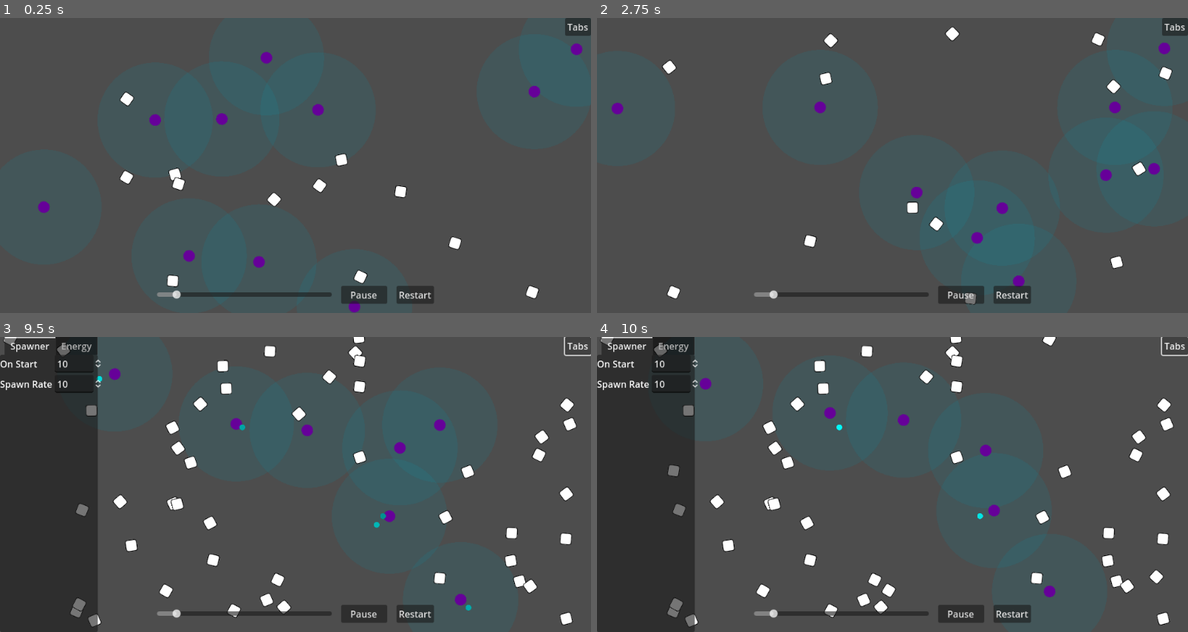
Above: before the commit, frames 1-4 (two rows, left to right).
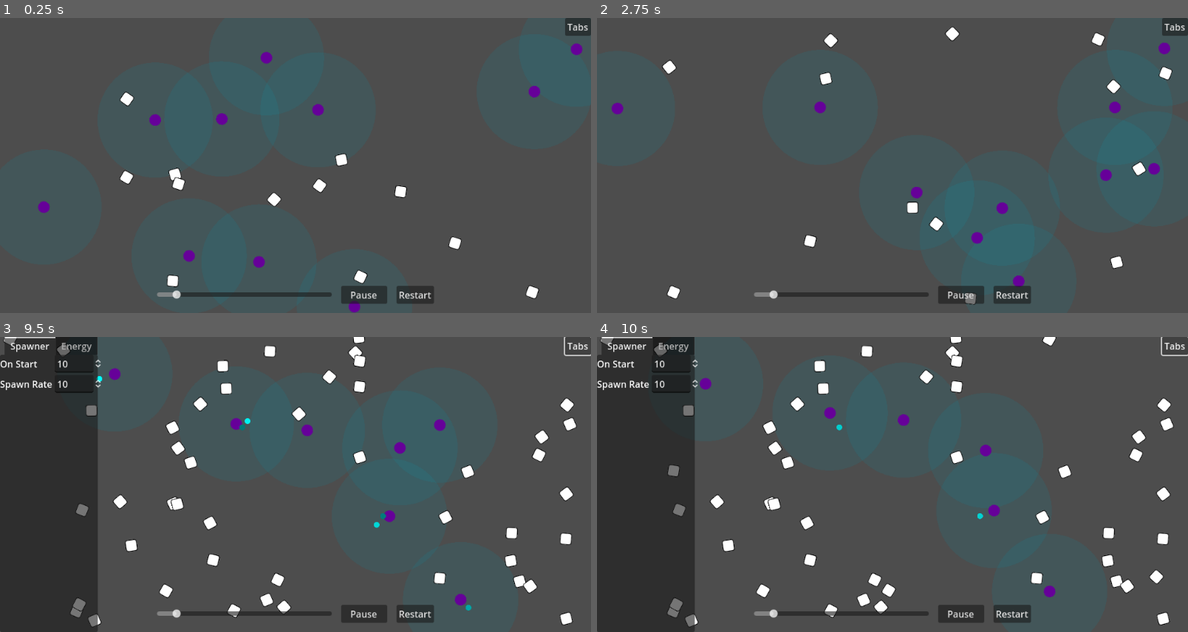
Above: after the commit, the same moments.

Repository: wivest/Natural-Selection
Game: Godot game, scene res://scenes/main.tscn
The game is run twice, just before and just after one commit, with the same random seed, the same clock (stepped at 60 frames per second) and the same inputs.
Inputs:
- Up to frame 1 (0.25 s): no input
- Up to frame 2 (2.75 s): click "Restart" at 0.5 s; click "Restart" at 1.25 s; click "Restart" at 2 s
- Up to frame 3 (9.5 s): click "Tabs" at 2.75 s; click "Tabs" at 3.5 s; click "Tabs" at 4.25 s
- Up to frame 4 (10 s): no input

Frames 1-2 are identical in both runs. In frame 3, less than 0.1% of the frame differs, in the area x 16-65%, y 13-65%; in frame 4, less than 0.1%.
Error in both runs: Invalid access to property or key 'divided' on a base object of type 'CharacterBody2D (Creature)'. (res://scenes/creature/scripts/creature_manager.gd:27)

Commit message:
refactor: remove second genome mutation

Diff:
--- a/scenes/cocoon/cocoon.gd
+++ b/scenes/cocoon/cocoon.gd
@@ -1,4 +1,5 @@
-class_name Cocoon extends Sprite2D
+class_name Cocoon
+extends Sprite2D
 
 signal incubated(cocoon_position: Vector2, genome: Genome)
 
@@ -12,10 +13,6 @@
 
 func _ready():
 	Parameters.data.changed.connect(_on_parameters_changed)
-
-	# get mutated copy of genome
-	genome = genome.divide()
-
 	timer.start(genome.incubation_time.value / Parameters.data.speed)
 
 func _process(_delta):
